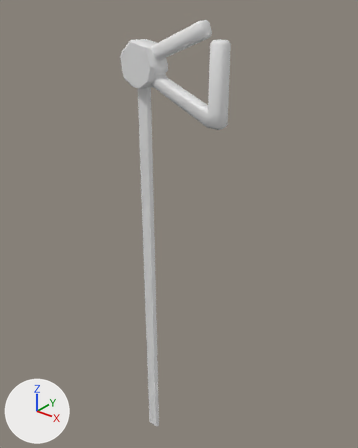
A saved change to the OBJ model Assets/Meshes/TriangleScene/Triangle_Hand.obj.
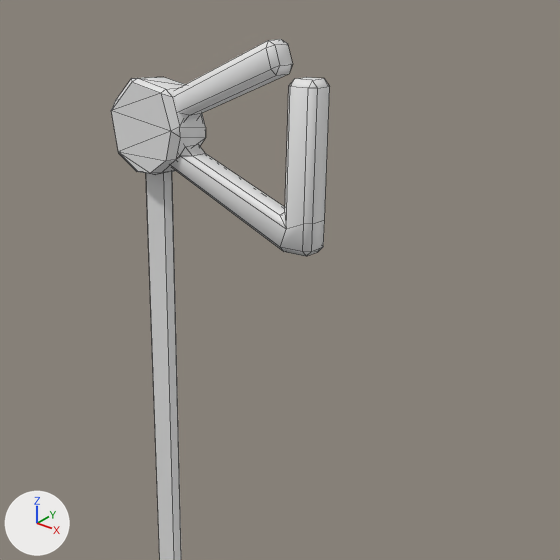
Each version is shown whole from a 50 mm lens placed at (2.13, -2.31, 1.95), pointed at (0.17, 0.14, 0.43), then close up on the part from 18% to 97% of the width and 0% to 63% of the height. The axes (+X, +Y, +Z) are drawn at lower left. The lights are the same throughout. The close-ups show mesh edges as thin lines. Where no turn or scale is listed for an object, it has been applied to the vertices. Vertices at the same position are counted once.

In view in the first close-up: 'Triangle.Hand'.
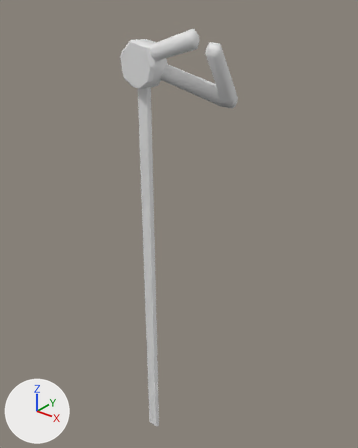
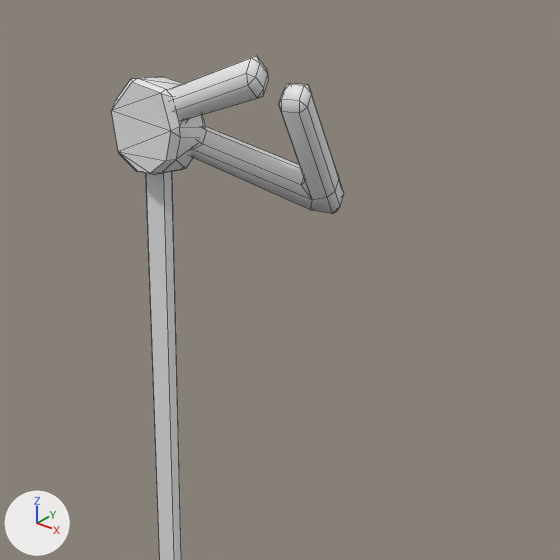
Pixel boxes [x1, y1, x2, y2] of what changed, in the close-ups (560 x 560 px; the box of a moved part takes in the faces that stretch with it):
'Triangle.Hand', reshaped: before [111, 39, 330, 560]; after [111, 56, 344, 560]
part 1 of me_triangle_hand, moved or reshaped: before [172, 39, 330, 256]; after [170, 56, 344, 214]

Edits to the bpy script that builds the scene:
```text
Change me_triangle_hand:
    where me_triangle_hand.from_pydata(...)  # 136 vertices, 164 faces; spans x -0.14..0.6, y -0.08..0.07, z -1.51..1.77
    used by ob_triangle_hand; location = (0.0, 0.0, 0.0)
    me_triangle_hand part 1: the loose piece of 80 vertices spanning x 0.03..0.6, y -0.05..0.05, z 1.2..1.77 is multiplied about its middle by the matrix ((0.999, 0.0, 0.0), (0.001, 0.377, -0.427), (-0.001, 0.673, 0.681)), then moved by (0.0, 0.01, 0.03)
```
